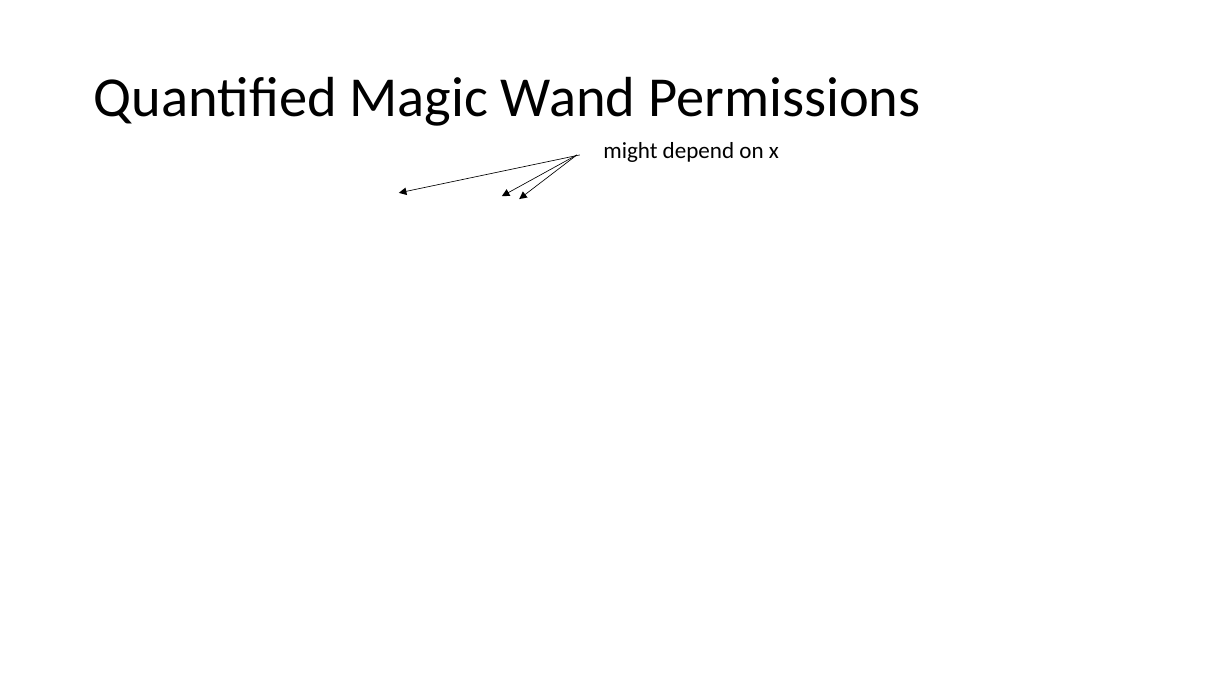
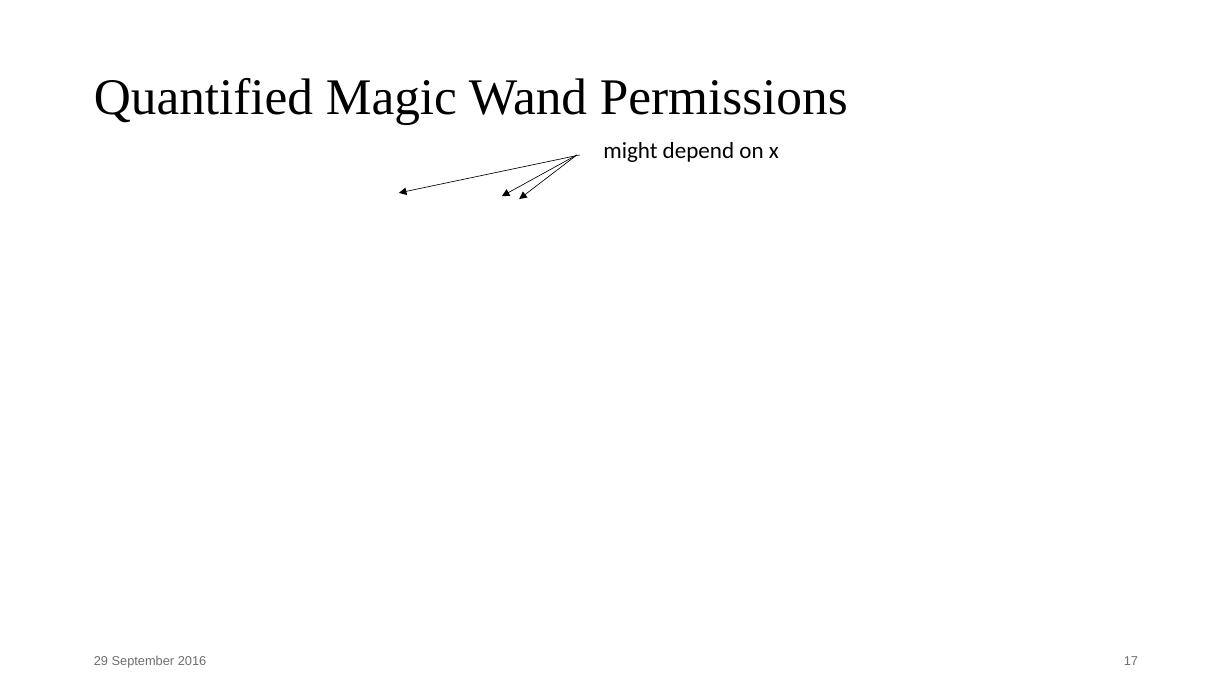
Before and after one commit to Aimenel/MT, a slide deck: slide 17 of presentations/Final Presentation/Final.pptx. Drawn at 1232x693 pixels with LibreOffice and Linux fonts; fonts in the diff are those of the drawing; grey boxes stand for pictures. Boxes give left, top, right and bottom in pixels: in the first picture for what was removed or moved away, otherwise in the second. Text is boxed around its words. In the diff, an @@ line names an element or a change of style, - is before the commit and + after.

Commit message:
report quantified predicate intro and verification condition generation, report formatting, halfdone

```diff
--- a/presentations/Final Presentation/Final.pptx
+++ b/presentations/Final Presentation/Final.pptx
@@ title "Quantified Magic Wand Permissions" at [94,78,848,125]: size 44 to 40 pt, font Calibri to Times New Roman @@
@@ text added at [94,656,207,668], 10 pt, text #6F6F6E @@
+29 September 2016
@@ page number added at [1124,656,1138,665], 10 pt, text #6F6F6E @@
+17
```
Also in this commit, not shown: 21 other slides changed, 1 other file.
